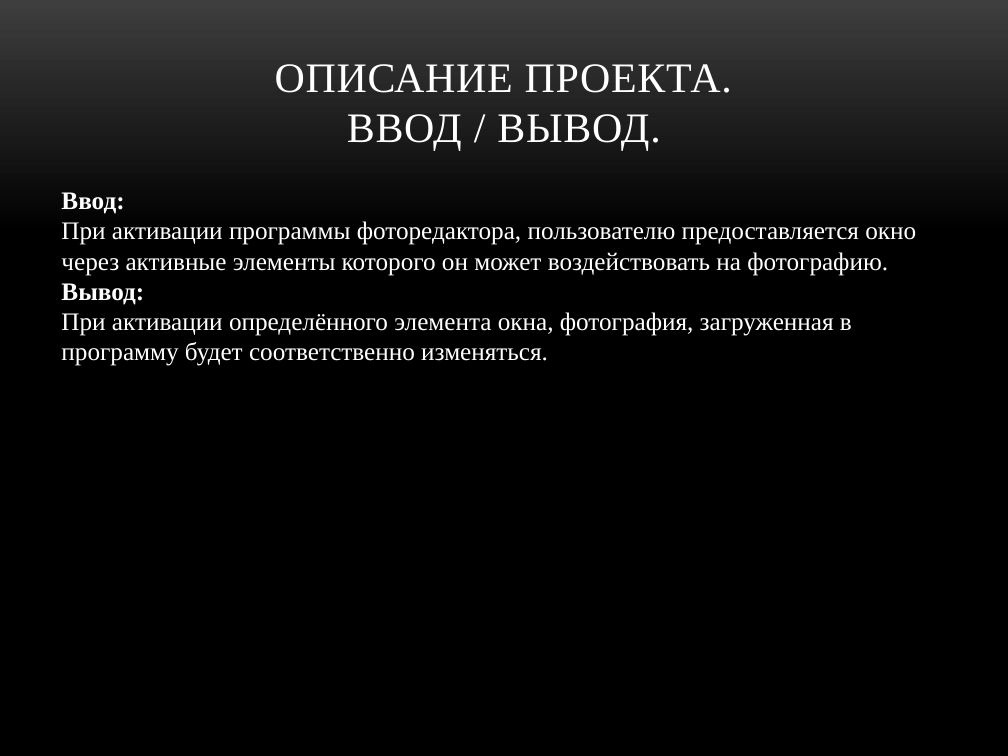
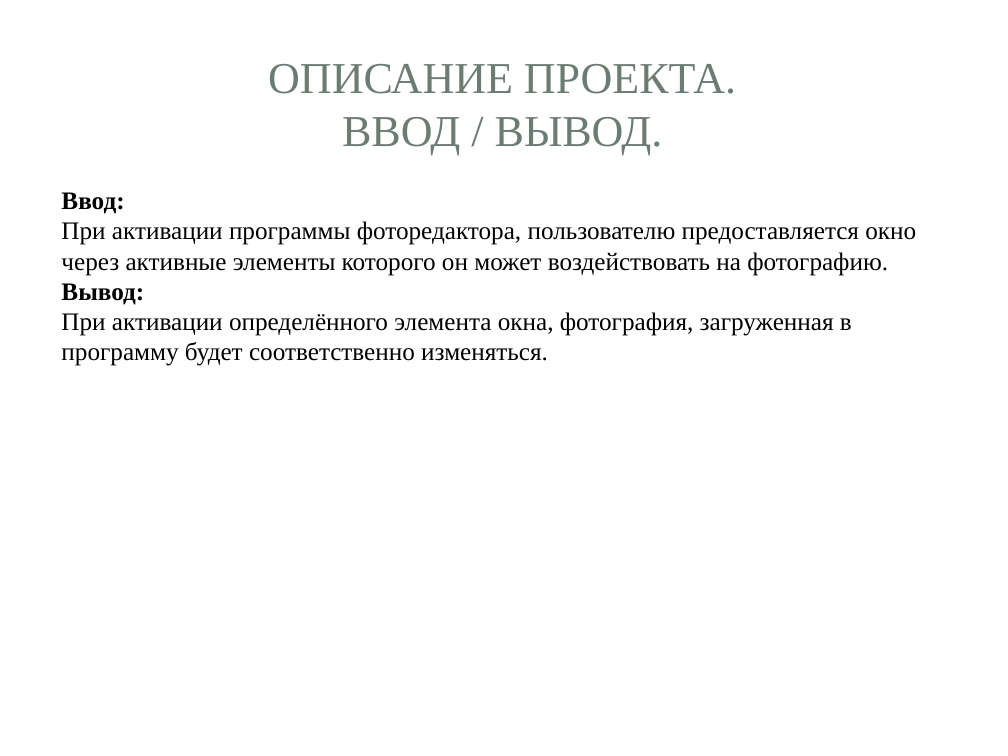
Before and after one commit to feodorrussia/MiniProject, a slide deck: slide 5 of Project/Минипроект Белоуса Фёдора.pptx. Drawn at 1008x756 pixels with LibreOffice and Linux fonts; fonts in the diff are those of the drawing; background and template pictures are left out. Boxes give left, top, right and bottom in pixels: in the first picture for what was removed or moved away, otherwise in the second. Text is boxed around its words. In the diff, an @@ line names an element or a change of style, - is before the commit and + after.

```diff
--- a/Project/Минипроект Белоуса Фёдора.pptx
+++ b/Project/Минипроект Белоуса Фёдора.pptx
@@ rounded rectangle added at (x1=10, y1=11, x2=998, y2=746), fill #FFFFFF @@
@@ rectangle added at (x1=30, y1=30, x2=978, y2=176), fill #FFFFFF at 83% opacity @@
@@ rectangle added at (x1=41, y1=41, x2=966, y2=164), fill #FFFFFF @@
@@ title "ОПИСАНИЕ ПРОЕКТА. ВВОД / ВЫВОД." moved from (x1=275, y1=64, x2=732, y2=150) to (x1=268, y1=64, x2=736, y2=155) @@
@@ title "ОПИСАНИЕ ПРОЕКТА. ВВОД / ВЫВОД." at (x1=268, y1=64, x2=736, y2=155): size 30 to 31.5 pt, text colour #FFFFFF to #6B7D72, letter spacing 0.5 to 0 pt; vertical alignment bottom to middle @@
@@ text "Ввод:" at (x1=61, y1=192, x2=916, y2=366): text colour #FFFFFF to #000000 @@
```
Also in this commit, not shown: 6 other slides changed, 1 slide added, 1 slide removed, 2 other files.
